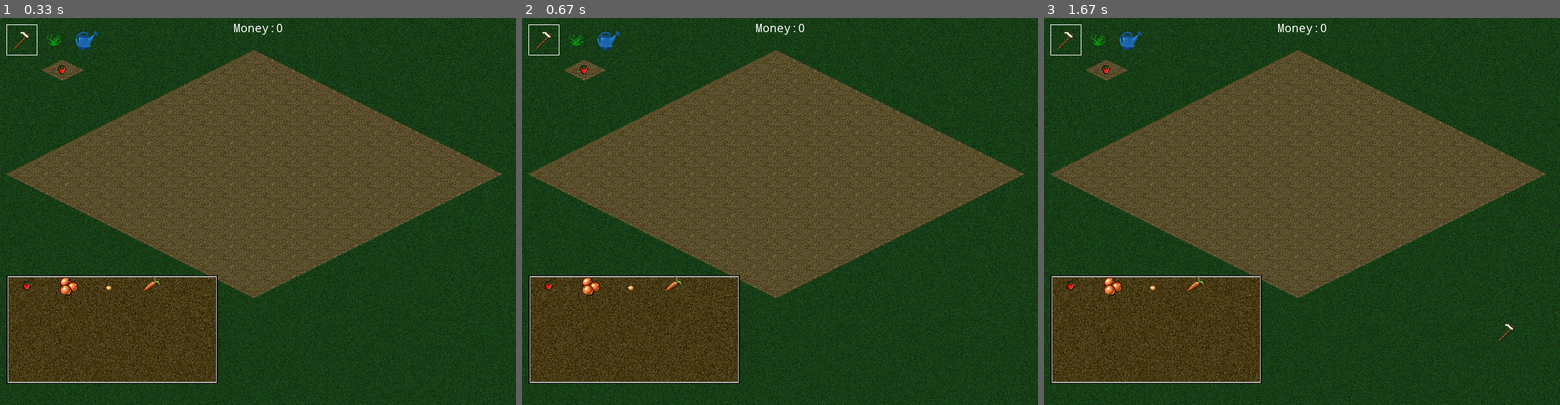
Above: before the commit, frames 1-3 (left to right).
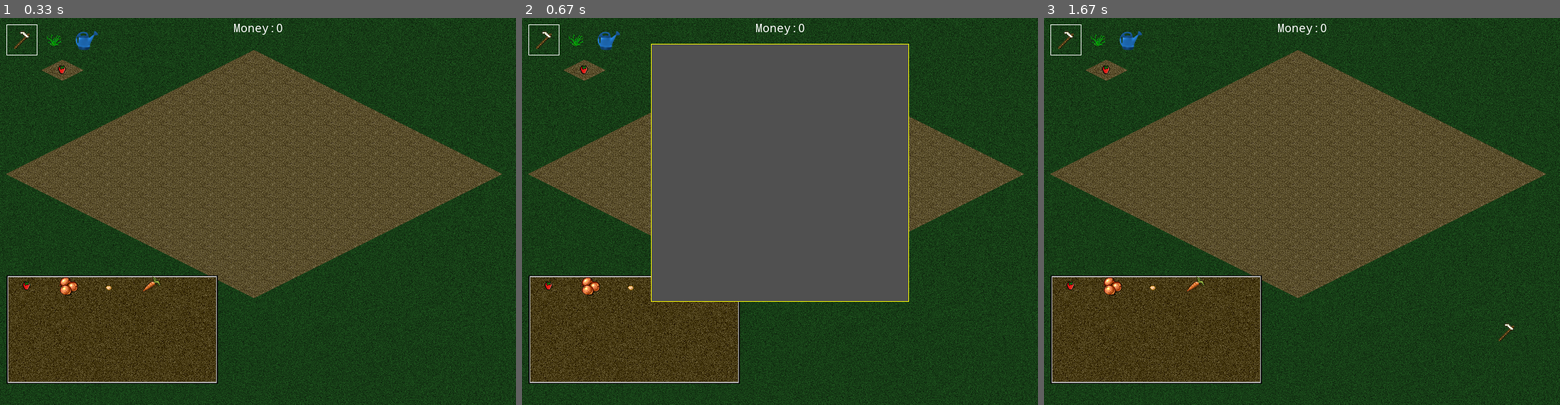
Above: after the commit, the same moments.

Repository: orneo1212/PythonFarmGame
Game: pygame game, started from pyFarmGame.py
Two runs of this game, one before a commit and one after it. Both use one fixed random seed, a clock stepped at 60 frames per second and the inputs below. The source is Python 2; it was converted automatically to run under Python 3.
Inputs (mouse positions are in pixels of both pictures, inside the frame that each line leads up to):
- Up to frame 1 (0.33 s): no input
- Up to frame 2 (0.67 s): tap S at 0.33 s
- Up to frame 3 (1.67 s): hold S 0.67-1.13 s; click (1142, 153) at 1.22 s; click (1492, 346) at 1.55 s

Frame 1 is identical in both runs. In frame 2, 32% of the frame differs, in the area x 25-75%, y 6-74%; in frame 3, nothing differs.

Commit message:
Added window and widget class

Diff:
--- a/farmlib/__init__.py
+++ b/farmlib/__init__.py
@@ -3,3 +3,5 @@
 import imageloader
 import inventory
 import player
+import window
+import widget
--- /dev/null
+++ b/farmlib/widget.py
@@ -0,0 +1,31 @@
+'''
+Created on 22-05-2012
+
+@author: orneo1212
+'''
+
+class Widget:
+    '''
+    Widget for gui
+    '''
+
+
+    def __init__(self, width, height):
+        self.width = width
+        self.height = height
+        self.visible = True
+
+    def render(self, surface):
+        pass
+
+    def update(self):
+        pass
+
+    def events(self):
+        pass
+
+    def hide(self):
+        self.visible = False
+
+    def show(self):
+        self.visible = True
--- /dev/null
+++ b/farmlib/window.py
@@ -0,0 +1,44 @@
+'''
+Created on 22-05-2012
+
+@author: orneo1212
+'''
+import pygame
+
+class Window:
+    '''
+    Window for gui
+    '''
+
+
+    def __init__(self, (width, height)):
+        self.width = width
+        self.height = height
+        self.size = [self.width, self.height]
+        self.widgets = []
+        self.visible = True
+
+    def render(self, surface, position):
+        if not self.visible:return
+        img = pygame.surface.Surface((self.width, self.height))
+        img.fill((80, 80, 80))
+        pygame.draw.rect(img, (255, 255, 0), (0, 0, self.width, self.height), 1)
+        for widget in self.widgets:
+            widget.redraw(img)
+        surface.blit(img, position)
+
+    def hide(self):
+        self.visible = False
+
+    def show(self):
+        self.visible = True
+
+    def update(self):
+        for widget in self.widgets:
+            widget.update()
+
+    def poll_event(self, event):
+        for widget in self.widgets:
+            if not widget.visible:
+                continue
+            widget.poll_event(event)
--- a/pyFarmGame.py
+++ b/pyFarmGame.py
@@ -2,11 +2,11 @@
 #-*- coding:utf-8 -*-
 import pygame
 
-from farmlib.seed import Seed, seeds
 from farmlib.farmfield import FarmField
 from farmlib.imageloader import ImageLoader
 from farmlib.inventory import PygameInventory
 from farmlib.player import Player
+from farmlib.window import Window
 
 pygame.init()
 
@@ -43,7 +43,8 @@
 
         self.player = Player()
         self.inventory = PygameInventory(self.images)
-
+        self.sellwindow = Window((400, 400))
+        self.sellwindow.hide()
         pygame.display.set_caption("PyFarmGame")
 
         self.running = True
@@ -73,6 +74,11 @@
                     self.currenttool = "plant"
                 if event.key == pygame.K_3:
                     self.currenttool = "watering"
+                if event.key == pygame.K_s:
+                    if self.sellwindow.visible:
+                        self.sellwindow.hide()
+                    else:
+                        self.sellwindow.show()
 
         #Mouse motion
         mx, my = pygame.mouse.get_pos()
@@ -222,7 +228,8 @@
             self.images.loadimage('seed' + str(self.currentseed)),
             (65, 65)
             )
-
+        #redraw sell window
+        self.sellwindow.render(screen, (200, 40))
         #update screen
         pygame.display.flip()
 
